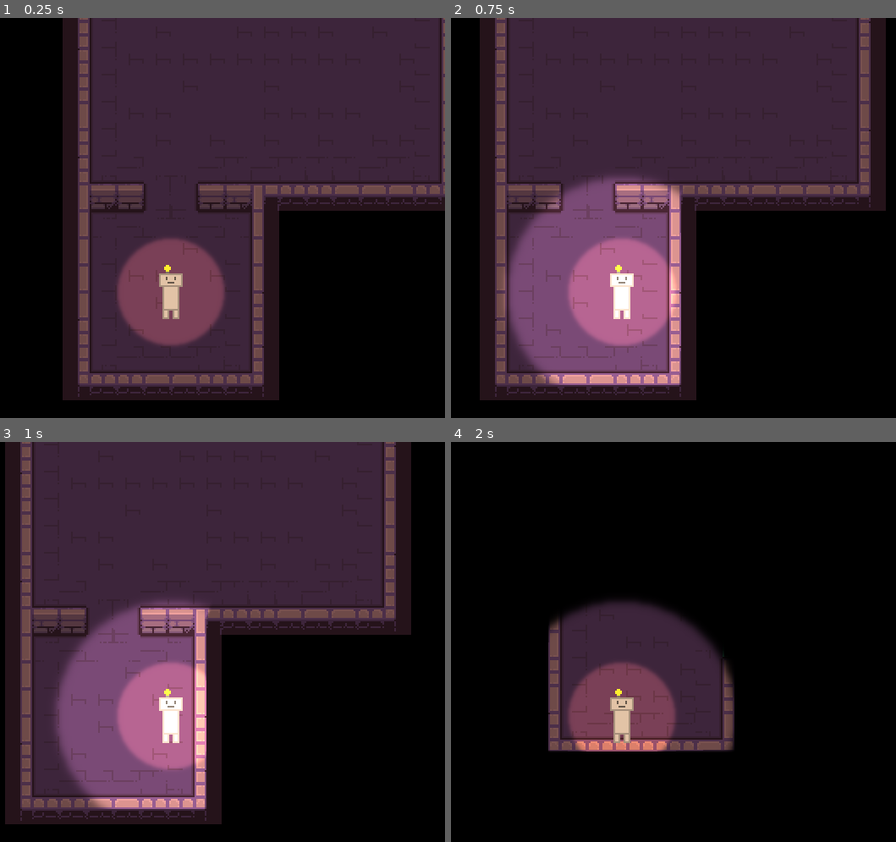
Above: before the commit, frames 1-4 (two rows, left to right).
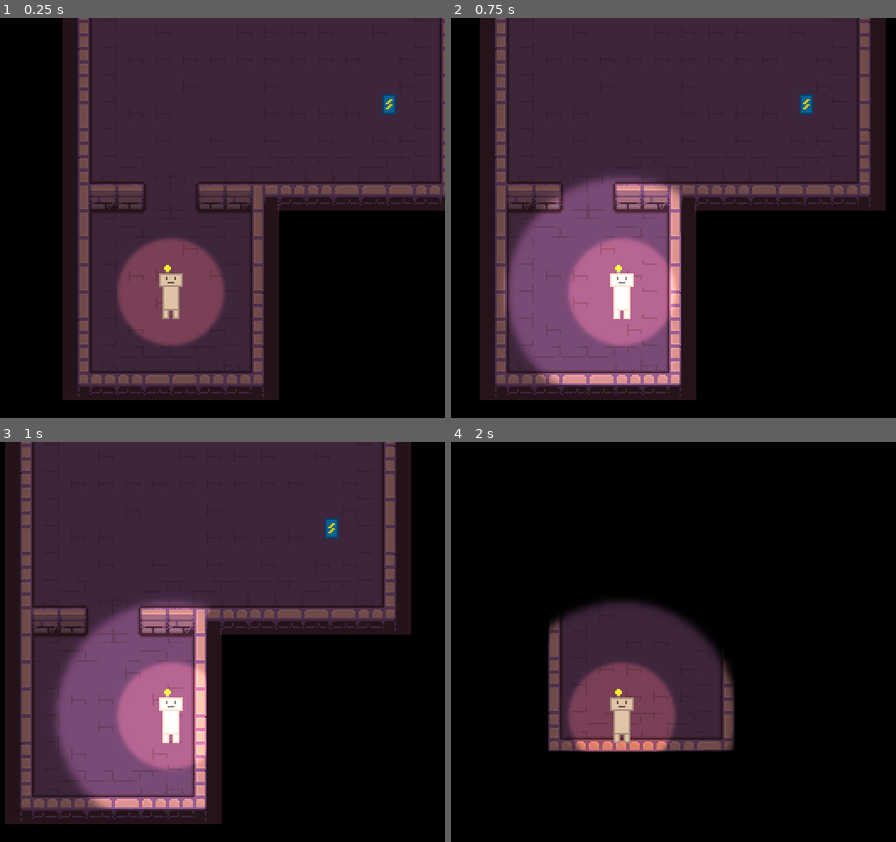
Above: after the commit, the same moments.

Repository: CookieCherith0969/GDM-Assignment-4
Game: Godot game, scene res://Scenes/Levels/BatteryLevel.tscn
The game is run twice, just before and just after one commit, with the same random seed, the same clock (stepped at 60 frames per second) and the same inputs. This scene is started directly instead of the project's main scene.
Inputs (mouse positions are in pixels of both pictures, inside the frame that each line leads up to):
- Up to frame 1 (0.25 s): no input
- Up to frame 2 (0.75 s): tap Enter at 0.5 s; move the mouse to (744, 266) at 0.52 s; hold D (Right) from 0.53 s (still down); hold Space (Light) from 0.53 s (still down)
- Up to frame 3 (1 s): keep holding D (Right); keep holding Space (Light)
- Up to frame 4 (2 s): tap R (Reset) at 1.25 s; move the mouse to (513, 742) at 1.27 s; release D (Right) at 1.28 s; release Space (Light) at 1.28 s; hold S (Down) from 1.28 s (still down); tap Space (Light) at 1.35 s

The runs differ from the first frame. In frame 1, 0.2% of the frame differs, in the area x 85-89%, y 19-25%; in frame 2, 0.2%; in frame 3, 0.2%; in frame 4, nothing differs.

Commit message:
Power Mechanic Basics

Diff:
--- a/Scenes/Levels/BatteryLevel.tscn
+++ b/Scenes/Levels/BatteryLevel.tscn
@@ -1,8 +1,10 @@
-[gd_scene load_steps=4 format=3 uid="uid://bvxx32dy6kxtn"]
+[gd_scene load_steps=6 format=3 uid="uid://bvxx32dy6kxtn"]
 
 [ext_resource type="PackedScene" uid="uid://chxw7r1u5t46v" path="res://Scenes/tile_map.tscn" id="1_hgajm"]
 [ext_resource type="PackedScene" uid="uid://d158e8mjutn7v" path="res://Scenes/port.tscn" id="2_grq21"]
 [ext_resource type="PackedScene" uid="uid://btdesxnsuaggv" path="res://Scenes/player.tscn" id="3_2u5ik"]
+[ext_resource type="PackedScene" uid="uid://xs0r1byb1prb" path="res://Scenes/ceiling_light.tscn" id="4_ftjt1"]
+[ext_resource type="PackedScene" uid="uid://bnyhshq586owy" path="res://Scenes/battery.tscn" id="5_g76yd"]
 
 [node name="BatteryLevel" type="Node2D"]
 
@@ -23,3 +25,11 @@
 collision_mask = 2
 
 [node name="Player" parent="." instance=ExtResource("3_2u5ik")]
+
+[node name="CeilingLight" parent="." instance=ExtResource("4_ftjt1")]
+position = Vector2(-30, -181)
+enabled = false
+powered = false
+
+[node name="Battery" parent="." instance=ExtResource("5_g76yd")]
+position = Vector2(129, -111)
--- a/Scenes/Levels/Tutorial.tscn
+++ b/Scenes/Levels/Tutorial.tscn
@@ -90,3 +90,5 @@
 texture_scale = 2.22222
 lights_lightables = false
 radius = 100.0
+power_id = null
+powered = null
--- /dev/null
+++ b/Scenes/battery.tscn
@@ -0,0 +1,20 @@
+[gd_scene load_steps=4 format=3 uid="uid://bnyhshq586owy"]
+
+[ext_resource type="Texture2D" uid="uid://nssooic717td" path="res://Art/PlaceholderArt/Battery.png" id="1_7vdgb"]
+[ext_resource type="Script" path="res://Scripts/battery.gd" id="1_d417u"]
+
+[sub_resource type="RectangleShape2D" id="RectangleShape2D_dr2no"]
+size = Vector2(8, 12)
+
+[node name="Battery" type="Area2D"]
+collision_layer = 0
+collision_mask = 2
+script = ExtResource("1_d417u")
+
+[node name="CollisionShape2D" type="CollisionShape2D" parent="."]
+shape = SubResource("RectangleShape2D_dr2no")
+
+[node name="Sprite2D" type="Sprite2D" parent="."]
+texture = ExtResource("1_7vdgb")
+
+[connection signal="body_entered" from="." to="." method="_on_body_entered"]
--- a/Scenes/player.tscn
+++ b/Scenes/player.tscn
@@ -63,18 +63,18 @@
 [node name="LightOn" type="AudioStreamPlayer2D" parent="."]
 position = Vector2(0, 1)
 stream = ExtResource("7_ygosa")
-volume_db = 8.0
 pitch_scale = 1.1
 
 [node name="LightOff" type="AudioStreamPlayer2D" parent="."]
 stream = ExtResource("8_haiom")
-volume_db = 8.0
 pitch_scale = 1.1
 
 [node name="Walking" type="AudioStreamPlayer2D" parent="."]
 stream = ExtResource("8_y4dbu")
+volume_db = -10.895
 
 [node name="Timer" type="Timer" parent="."]
+wait_time = 0.5
 one_shot = true
 
 [connection signal="target_entered" from="GlowArea" to="." method="_on_glow_area_target_entered"]
--- a/Scenes/port.tscn
+++ b/Scenes/port.tscn
@@ -1,7 +1,8 @@
-[gd_scene load_steps=4 format=3 uid="uid://d158e8mjutn7v"]
+[gd_scene load_steps=5 format=3 uid="uid://d158e8mjutn7v"]
 
 [ext_resource type="Script" path="res://Scripts/port.gd" id="1_bvd6a"]
 [ext_resource type="Texture2D" uid="uid://eifp3r87hcic" path="res://Art/PlaceholderArt/Port.png" id="1_i7p0h"]
+[ext_resource type="Texture2D" uid="uid://nssooic717td" path="res://Art/PlaceholderArt/Battery.png" id="3_jy6mx"]
 
 [sub_resource type="RectangleShape2D" id="RectangleShape2D_0x3lg"]
 size = Vector2(16, 8)
@@ -12,6 +13,11 @@
 [node name="Sprite2D" type="Sprite2D" parent="."]
 texture = ExtResource("1_i7p0h")
 
+[node name="BatterySprite" type="Sprite2D" parent="."]
+visible = false
+rotation = 1.5708
+texture = ExtResource("3_jy6mx")
+
 [node name="CollisionShape2D" type="CollisionShape2D" parent="."]
 shape = SubResource("RectangleShape2D_0x3lg")
 
--- a/Scripts/Autoloads/power_manager.gd
+++ b/Scripts/Autoloads/power_manager.gd
@@ -17,23 +17,38 @@
 	while powerables.size() < id+1:
 		powerables.append([])
 	powerables[id].append(powerable)
+	if is_powered(id):
+		powerable.on_power()
 
 func deregister_powerable(powerable, id):
 	powerables[id].erase(powerable)
+	if is_powered(id):
+		powerable.on_depower()
 
 func clear_powerables():
 	powerables.clear()
 
 func increase_power(id):
-	while power_levels.size() < id+1:
+	while power_levels.size() <= id:
 		power_levels.append(0)
 	power_levels[id]+=1
 
+	if powerables.size() <= id:
+		return
 	if power_levels[id] > 0:
-		powerables.all(func(a): a.on_power())
+		powerables[id].all(func(a): a.on_power())
 
 func decrease_power(id):
+	while power_levels.size() <= id:
+		power_levels.append(0)
 	power_levels[id]-=1
 
+	if powerables.size() <= id:
+		return
 	if power_levels[id] <= 0:
-		powerables.all(func(a): a.on_depower())
+		powerables[id].all(func(a): a.on_depower())
+
+func is_powered(id):
+	if id > power_levels.size()-1:
+		return false
+	return power_levels[id] > 0
--- a/Scripts/Player.gd
+++ b/Scripts/Player.gd
@@ -27,6 +27,7 @@
 var lit = false
 
 var has_key = false
+var has_battery = false
 
 func _input(event):
 	if event.is_action_pressed("Light"):
@@ -47,7 +48,7 @@
 		if timer.time_left <= 0:
 			walking.pitch_scale = randf_range(0.7, 1.2)
 			walking.play()
-			timer.start(0.3)
+			timer.start(0.5)
 
 	else:
 		velocity.x = move_toward(velocity.x, 0, SPEED)
--- /dev/null
+++ b/Scripts/battery.gd
@@ -0,0 +1,17 @@
+extends Area2D
+
+
+# Called when the node enters the scene tree for the first time.
+func _ready():
+	pass # Replace with function body.
+
+
+# Called every frame. 'delta' is the elapsed time since the previous frame.
+func _process(delta):
+	pass
+
+
+func _on_body_entered(body):
+	if is_instance_of(body, Player) and not body.has_battery:
+		body.has_battery = true
+		queue_free()
--- a/Scripts/ceiling_light.gd
+++ b/Scripts/ceiling_light.gd
@@ -7,6 +7,12 @@
 var lights_player = true : set = set_player
 @export_range(0.05, 500)
 var radius : float = 50 : set = set_radius
+@export
+var power_id : int = 0 : set = set_id
+@export
+var powered = true : set = set_powered
+
+var registered = false
 
 @onready
 var light_area = $LightArea
@@ -16,6 +22,8 @@
 	radius = radius
 	lights_lightables = lights_lightables
 	lights_player = lights_player
+	power_id = power_id
+	powered = powered
 
 
 # Called every frame. 'delta' is the elapsed time since the previous frame.
@@ -60,3 +68,37 @@
 func _on_light_area_target_exited(target):
 	if target.has_method("on_unlit"):
 		target.on_unlit(self)
+
+func set_id(val : int):
+	if Engine.is_editor_hint():
+		return
+
+	if not registered:
+		power_id = val
+		PowerManager.register_powerable(self, power_id)
+		registered = true
+		return
+
+	PowerManager.deregister_powerable(self, power_id)
+	power_id = val
+	PowerManager.register_powerable(self, power_id)
+
+func set_powered(val : bool):
+	var prev_val = powered
+	powered = val
+	if not is_instance_valid(light_area):
+		return
+
+	if powered != prev_val:
+		if powered:
+			on_power()
+		else:
+			on_depower()
+
+func on_power():
+	light_area.active = true
+	enabled = true
+
+func on_depower():
+	light_area.active = false
+	enabled = false
--- a/Scripts/port.gd
+++ b/Scripts/port.gd
@@ -1,37 +1,46 @@
+@tool
 extends Area2D
 
 @export
+var start_with_battery = false : set = set_start_battery
 var has_battery = false : set = set_battery
 @export
 var id := 0 : set = set_id
 
-var unslotted_sprite = preload("res://Art/PlaceholderArt/Port.png")
-var slotted_sprite = preload("res://Art/PlaceholderArt/PortFull.png")
+var editor_power = 0
 
 @onready
-var sprite = $Sprite2D
+var battery_sprite = $BatterySprite
 
 # Called when the node enters the scene tree for the first time.
 func _ready():
-	pass # Replace with function body.
+	if Engine.is_editor_hint():
+		start_with_battery = start_with_battery
+	else:
+		has_battery = start_with_battery
 
 
 # Called every frame. 'delta' is the elapsed time since the previous frame.
 func _process(delta):
 	pass
 
+func set_start_battery(val : bool):
+	start_with_battery = val
+	if not is_instance_valid(battery_sprite):
+		return
+
+	battery_sprite.visible = start_with_battery
+
 func set_battery(val : bool):
 	var prev_val = has_battery
 	has_battery = val
-	if not is_instance_valid(sprite):
-		return
 
 	if has_battery != prev_val:
 		if has_battery:
-			sprite.texture = slotted_sprite
+			battery_sprite.show()
 			PowerManager.increase_power(id)
 		else:
-			sprite.texture = unslotted_sprite
+			battery_sprite.hide()
 			PowerManager.decrease_power(id)
 
 func set_id(val : int):
@@ -45,8 +54,9 @@
 
 func _on_body_entered(body):
 	if is_instance_of(body, Player):
-		has_battery = true
-
-func _on_body_exited(body):
-	if is_instance_of(body, Player):
-		has_battery = false
+		if body.has_battery and not has_battery:
+			body.has_battery = false
+			has_battery = true
+		elif not body.has_battery and has_battery:
+			body.has_battery = true
+			has_battery = false
Not shown: 1 places in Scenes/player.tscn that only renumber resources
Not shown, added: audio/Walking.mp3.import
